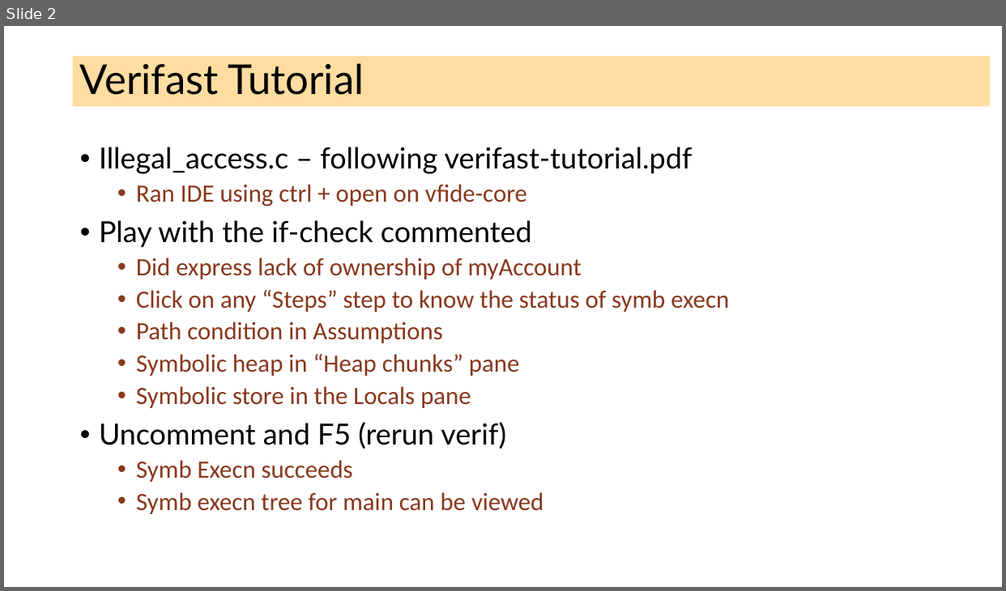
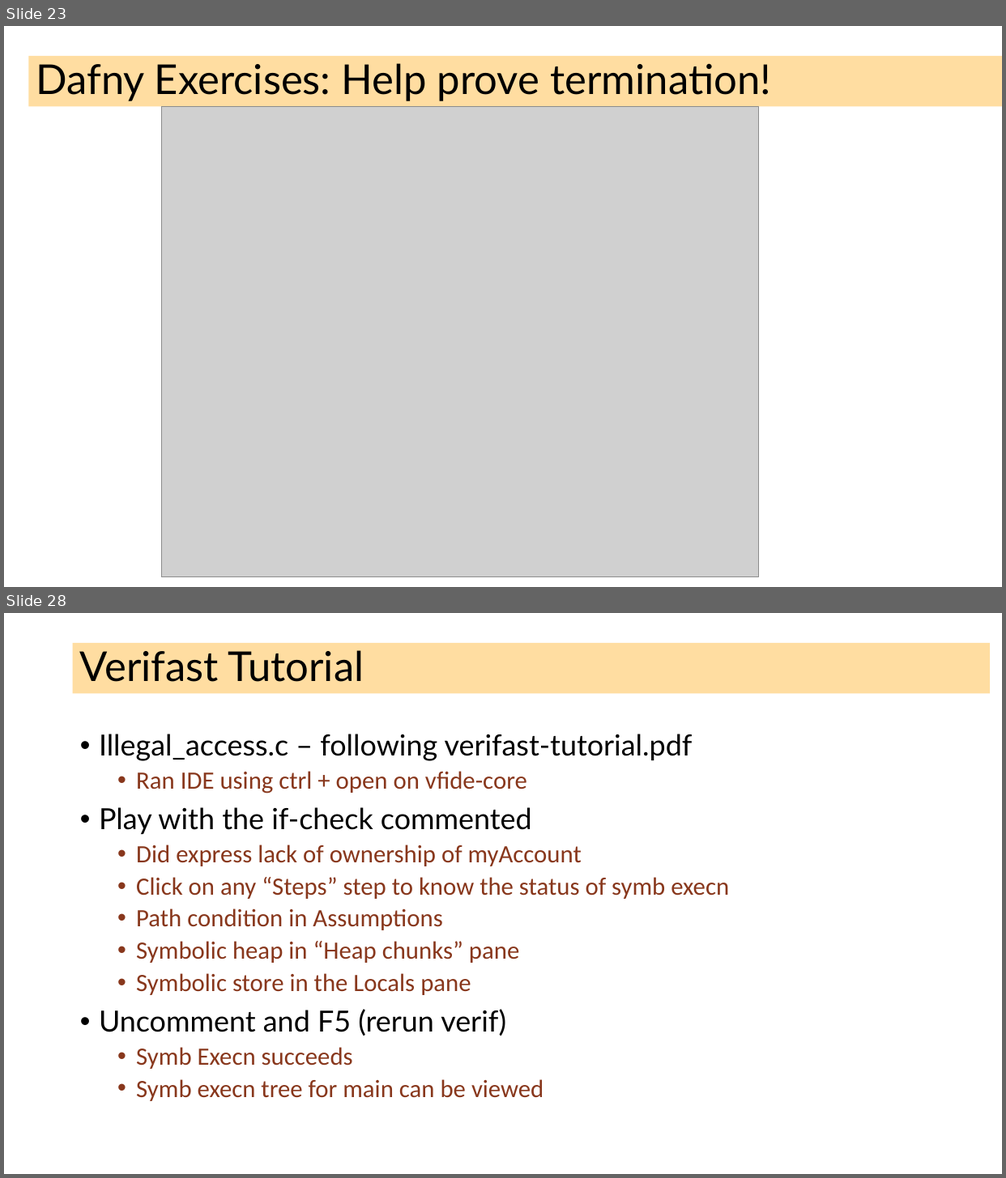
Before and after one commit to ganeshutah/cs6110s22, a slide deck: Lec17/Lec17.pptx. Shown one above the other, each under a label of ours: slide 2 before the commit, slides 23 and 28 after it; the slides between them are not shown. The pictures are 1006x591 and 1006x1178 pixels, drawn with LibreOffice and Linux fonts; fonts in the diff are those of the drawing; grey boxes stand for pictures. Boxes give left, top, right and bottom in pixels: in the first picture for what was removed or moved away, otherwise in the second. Text is boxed around its words. In the diff, an @@ line names an element or a change of style, - is before the commit and + after.

```diff
--- a/Lec17/Lec17.pptx
+++ b/Lec17/Lec17.pptx
@@ slide 23 added at [4, 26, 1002, 587], background #FFFFFF @@
@@ title added at [28, 56, 1002, 107], fill #FFBD47 at 51% opacity, 39.6 pt, text #000000 @@
+Dafny Exercises: Help prove termination!
@@ picture added at [161, 107, 759, 578] @@
@@ what was slide 2 is now slide 28 @@
```
Also in this commit, not shown: 25 other slides added, 12 other files.
